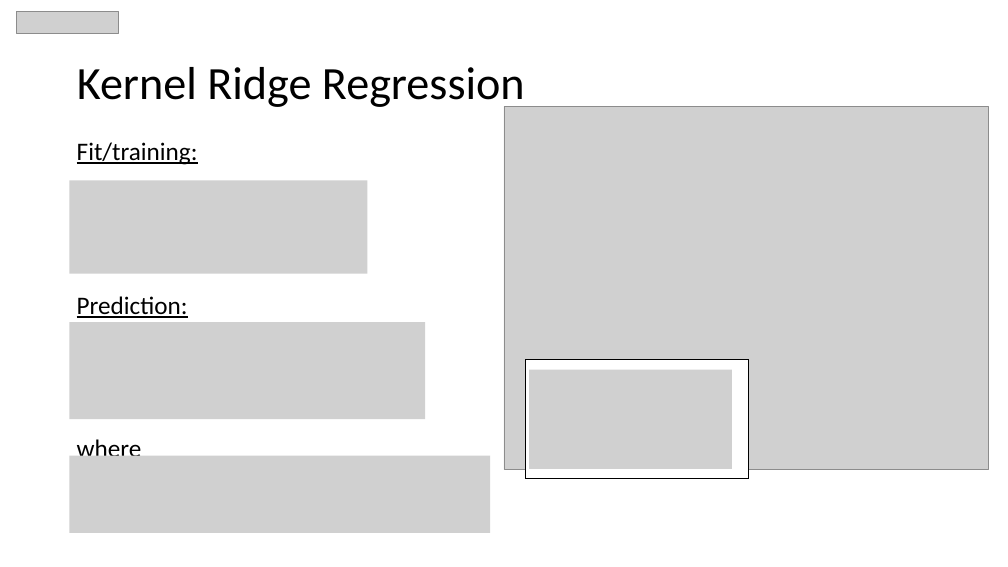
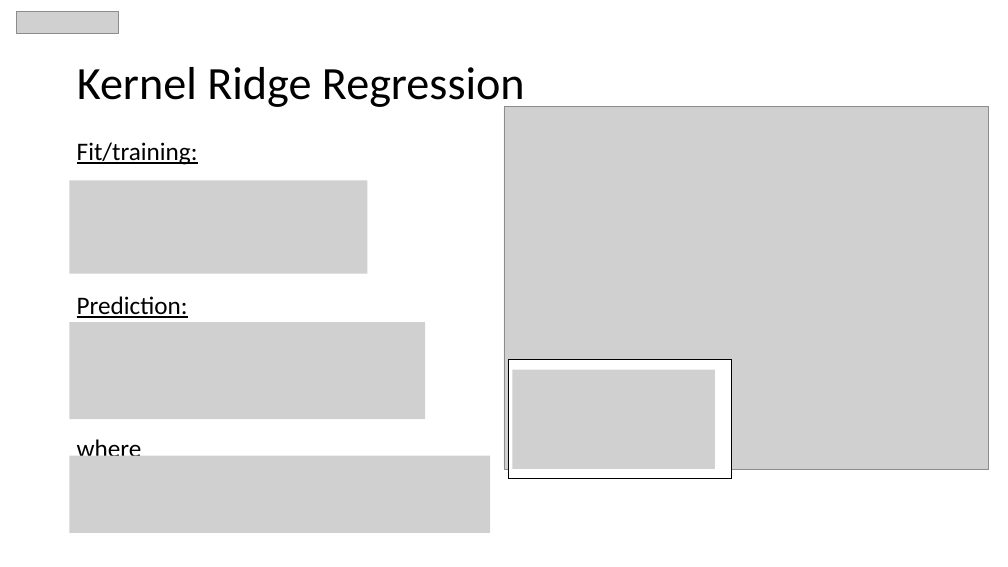
Before and after one commit to MaltheBisbo/learningForces, a slide deck: slide 29 of Presentations/2018-06-01-copenhagen.pptx. Drawn at 1008x567 pixels with LibreOffice and Linux fonts; fonts in the diff are those of the drawing; grey boxes stand for pictures. Boxes give left, top, right and bottom in pixels: in the first picture for what was removed or moved away, otherwise in the second. Text is boxed around its words. In the diff, an @@ line names an element or a change of style, - is before the commit and + after.

```diff
--- a/Presentations/2018-06-01-copenhagen.pptx
+++ b/Presentations/2018-06-01-copenhagen.pptx
@@ rectangle: place and size @@
-rectangle at [526, 360, 749, 479]
+rectangle at [509, 360, 733, 479]
@@ picture: place and size @@
-picture at [529, 370, 732, 469]
+picture at [513, 370, 715, 469]
```
Also in this commit, not shown: 11 other slides changed, 2 slides removed, 28 other files.
